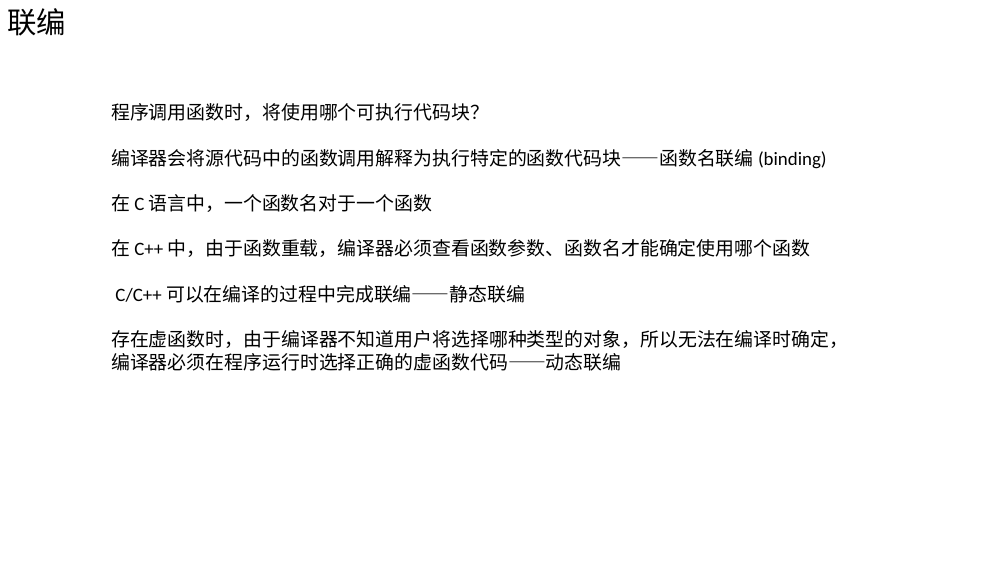
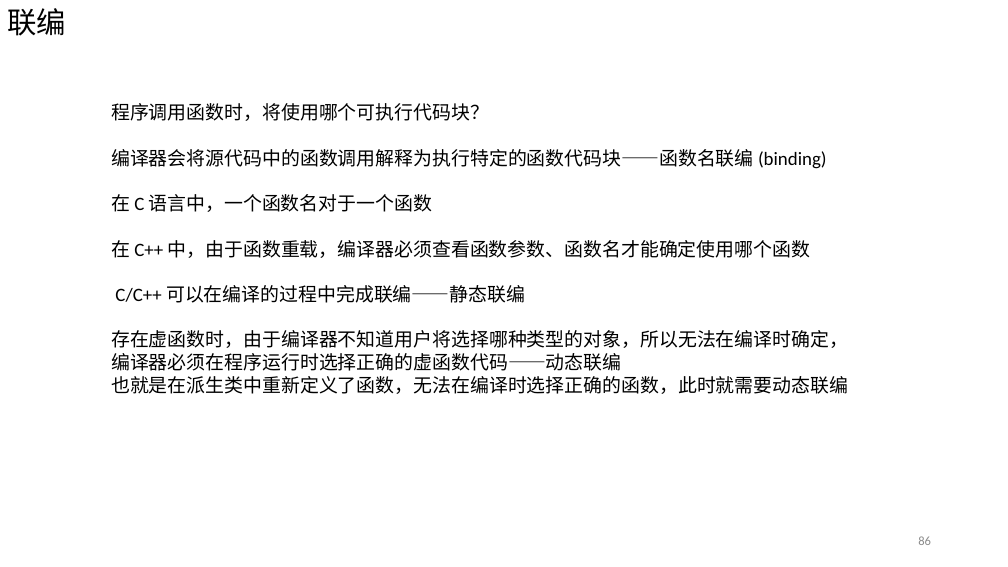
Before and after one commit to Chao200/CPP_Primer_Plus, a slide deck: slide 86 of C++ Primer Plus.pptx. Drawn at 1008x567 pixels with LibreOffice and Linux fonts; fonts in the diff are those of the drawing. Boxes give left, top, right and bottom in pixels: in the first picture for what was removed or moved away, otherwise in the second. Text is boxed around its words. In the diff, an @@ line names an element or a change of style, - is before the commit and + after.

Commit message:
add PPT 13.5

```diff
--- a/C++ Primer Plus.pptx
+++ b/C++ Primer Plus.pptx
@@ text at (x1=111, y1=376, x2=848, y2=394): paragraph added @@
+也就是在派生类中重新定义了函数，无法在编译时选择正确的函数，此时就需要动态联编
@@ page number added at (x1=918, y1=536, x2=931, y2=545), 12 pt, text #8C8C8C @@
+86
```
Also in this commit, not shown: 101 other slides changed, 14 slides added, 12 slides removed.
